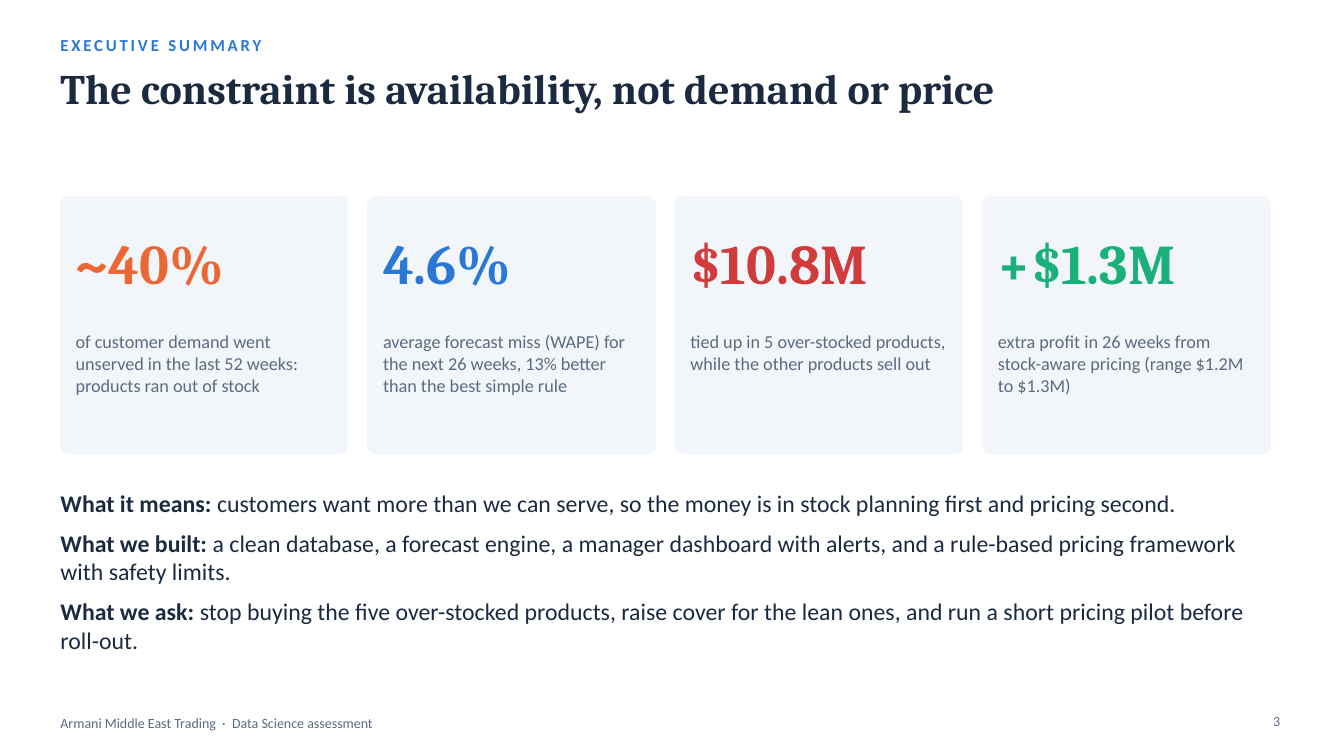
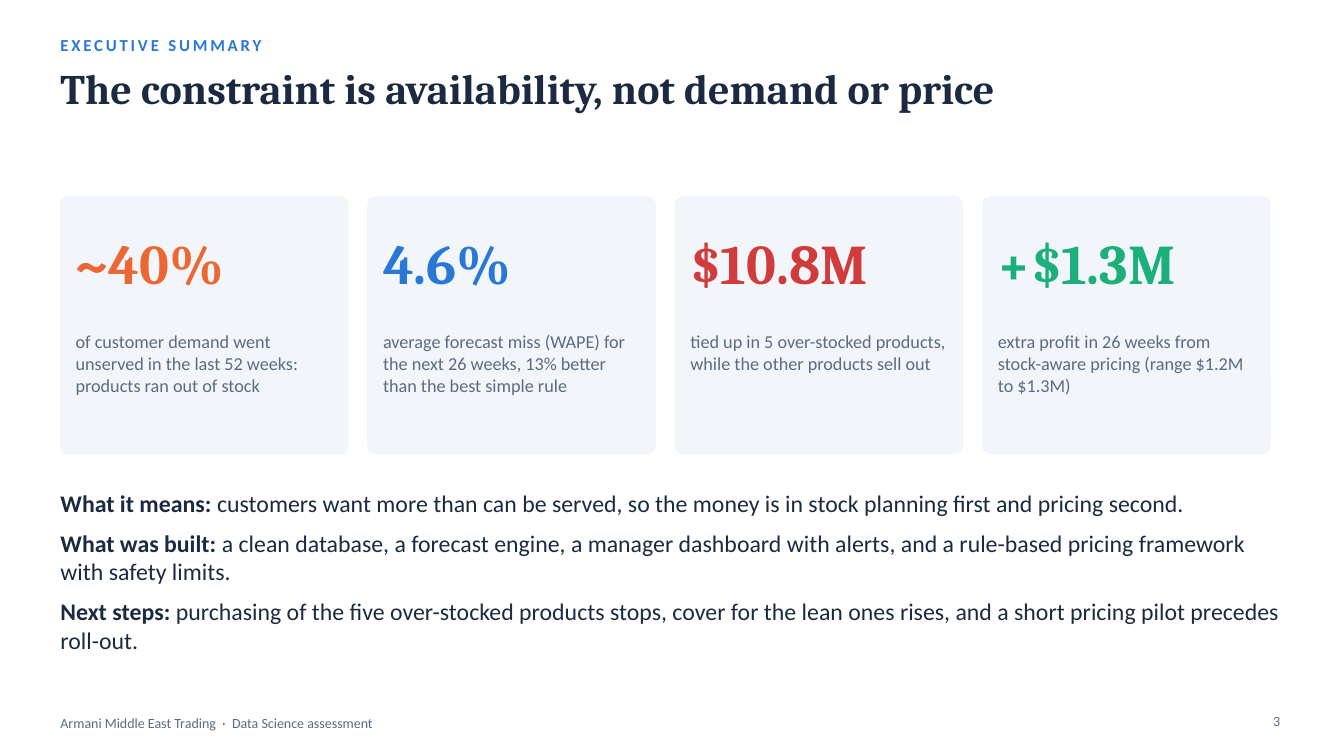
Before and after one commit to hrnademi/Technical_Assessment_HamidrezaNademi, a slide deck: slide 3 of Armani_Data_Science_Presentation.pptx. Drawn at 1344x756 pixels with LibreOffice and Linux fonts; fonts in the diff are those of the drawing. Boxes give left, top, right and bottom in pixels: in the first picture for what was removed or moved away, otherwise in the second. Text is boxed around its words. In the diff, an @@ line names an element or a change of style, - is before the commit and + after.

```diff
--- a/Armani_Data_Science_Presentation.pptx
+++ b/Armani_Data_Science_Presentation.pptx
@@ text at box(60, 495, 1278, 649): text changed @@
-• What it means: customers want more than we can serve, so the money is in stock planning first and pricing second.
-• What we built: a clean database, a forecast engine, a manager dashboard with alerts, and a rule-based pricing framework with safety limits.
-• What we ask: stop buying the five over-stocked products, raise cover for the lean ones, and run a short pricing pilot before roll-out.
+• What it means: customers want more than can be served, so the money is in stock planning first and pricing second.
+• What was built: a clean database, a forecast engine, a manager dashboard with alerts, and a rule-based pricing framework with safety limits.
+• Next steps: purchasing of the five over-stocked products stops, cover for the lean ones rises, and a short pricing pilot precedes roll-out.
```
Also in this commit, not shown: 10 other slides changed, 3 slides added, 3 slides removed.
